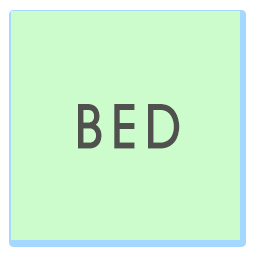
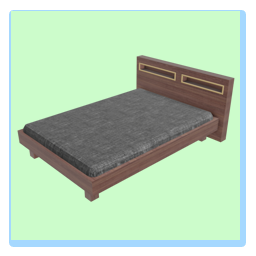
The second 256x256 image is a revision of the first. Changes to its layers:
hid "BED" over bbox(78, 104, 180, 149)
added layer "Layer 4" above "Rectangle 1" over bbox(17, 55, 235, 202)
